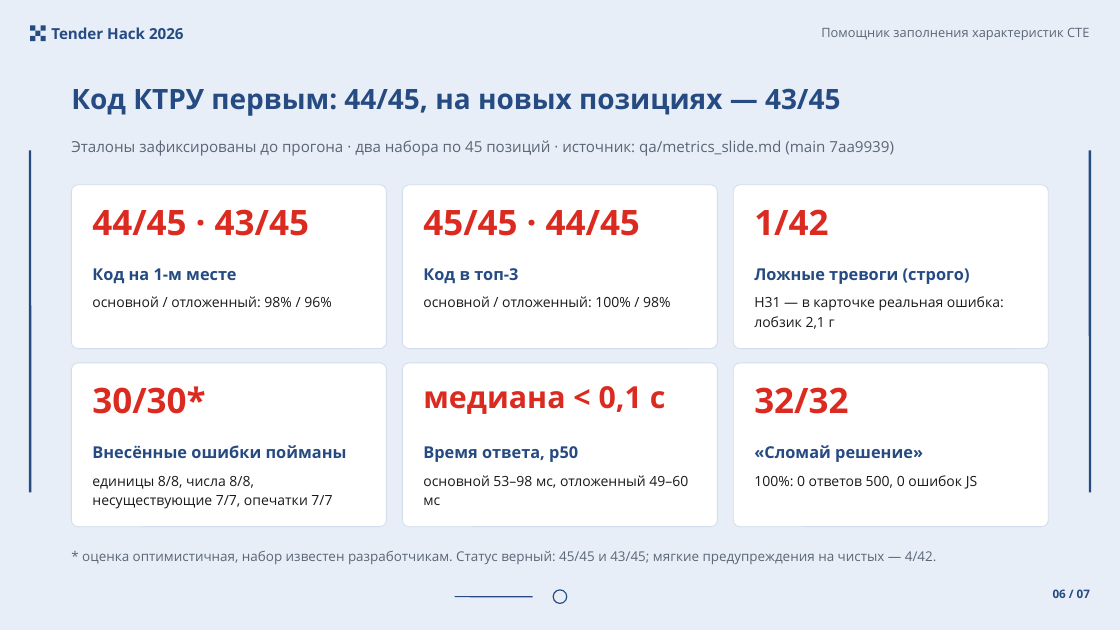
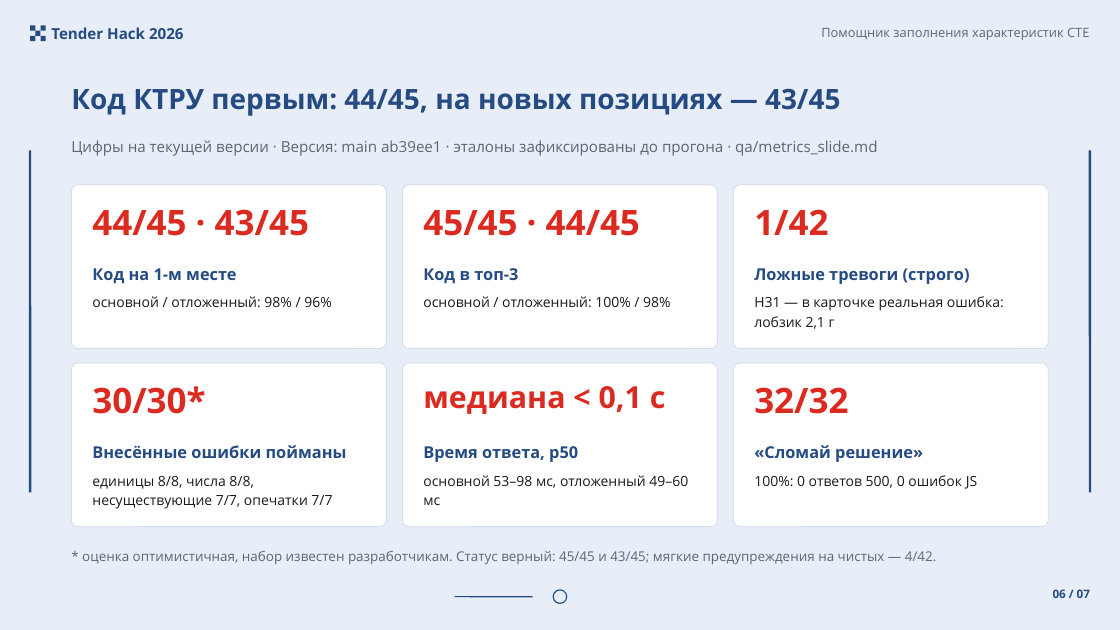
Before and after one commit to Telman3000/Tender-Hack-2026-based-on-bots-, a slide deck: slide 6 of docs/presentation_final.pptx. Drawn at 1120x630 pixels with LibreOffice and Linux fonts; fonts in the diff are those of the drawing. Boxes give left, top, right and bottom in pixels: in the first picture for what was removed or moved away, otherwise in the second. Text is boxed around its words. In the diff, an @@ line names an element or a change of style, - is before the commit and + after.

Commit message:
docs: final deck batch 13 rows ~0,5 s, build label main ab39ee1, KTRU 3030 positions

```diff
--- a/docs/presentation_final.pptx
+++ b/docs/presentation_final.pptx
@@ text at (71, 140, 877, 156): text changed @@
-Эталоны зафиксированы до прогона · два набора по 45 позиций · источник: qa/metrics_slide.md (main 7aa9939)
+Цифры на текущей версии · Версия: main ab39ee1 · эталоны зафиксированы до прогона · qa/metrics_slide.md
```
Also in this commit, not shown: 2 other slides changed, 2 other files.
